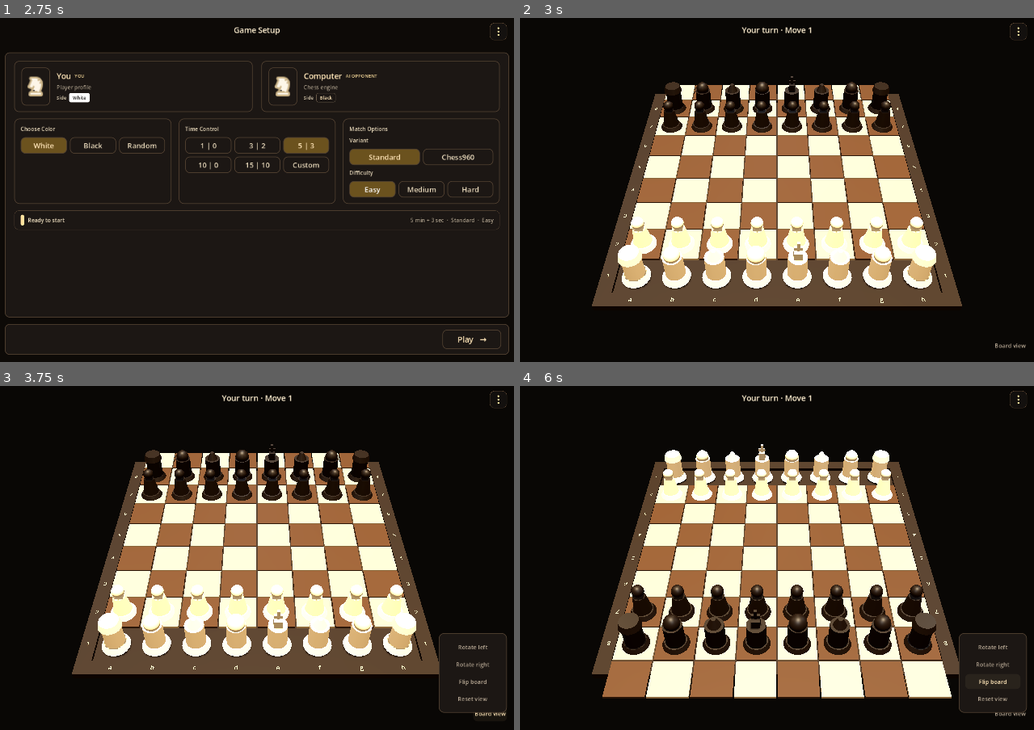
Above: before the commit, frames 1-4 (two rows, left to right).
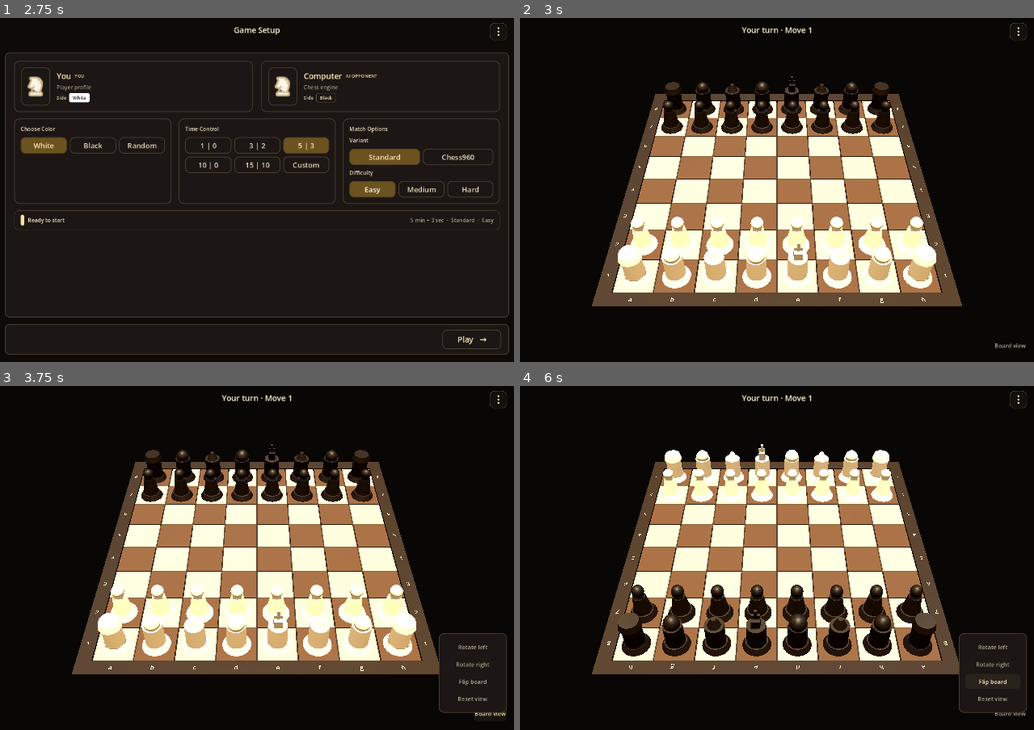
Above: after the commit, the same moments.

Repository: shedrackgodstime/chess-relay
Game: Godot game, scene res://src/ui/app/app_root.tscn
Two runs of this game, one before a commit and one after it. Both use one fixed random seed, a clock stepped at 60 frames per second and the inputs below.
Inputs:
- Up to frame 1 (2.75 s): click "Vs computer" at 0.5 s; click "Easy" at 1.25 s; click "Easy" at 2 s
- Up to frame 2 (3 s): click "Play →" at 2.75 s
- Up to frame 3 (3.75 s): click "Board view" at 3.5 s
- Up to frame 4 (6 s): click "Rotate left" at 4.25 s; click "Rotate right" at 5 s; click "Flip board" at 5.75 s

Frame 1 is identical in both runs. In frame 2, 5.5% of the frame differs, in the area x 18-82%, y 19-80%; in frame 3, 5.5%; in frame 4, 10%, in the area x 16-84%, y 24-91%.

Commit message:
Revert the board squares; they were misplaced and the colours were inverted
The squares became instances of two scenes and were placed at y = 0, where the code
they replaced placed them half a thickness lower, so the playing surface sat proud of
the frame. Their light/dark parity was computed over 1-based ranks instead of the
original's 0-based ones, which inverted every colour on the board: a1 came out dark.

Neither showed in the checks. They counted 64 children, and round-tripped
square_to_world through world_to_square, which is pure arithmetic and never looks at a
square at all. That is what a green suite is worth here, and it is the second time in
two commits that a passing suite sat on top of something visibly wrong.

Both bugs came from replacing code that had not been read in full first. The rule now
written into the plan: read the original before replacing it. A generator that writes
a scene nobody read the previous version of is not an improvement.

The camera work from the previous commit stands, and its checks stay.

Diff:
--- a/godot/src/game/board/board_view.gd
+++ b/godot/src/game/board/board_view.gd
@@ -14,31 +14,26 @@
 const PLINTH_DEPTH := 0.26
 const PLINTH_INSET := 0.12
 
+const LIGHT_SQUARE := Color(0.76, 0.67, 0.52, 1.0)
+const DARK_SQUARE := Color(0.28, 0.20, 0.14, 1.0)
 const FRAME_COLOR := Color(0.12, 0.08, 0.05, 1.0)
 const HIGHLIGHT_COLOR := Color(0.95, 0.72, 0.24, 0.72)
 const LAST_MOVE_COLOR := Color(0.92, 0.74, 0.28, 0.34)
 const LEGAL_MOVE_COLOR := Color(0.32, 0.86, 0.55, 0.72)
 const CHECK_COLOR := Color(0.92, 0.24, 0.2, 0.68)
 
+var _squares_root: Node3D
 var _highlights_root: Node3D
 var _last_move_root: Node3D
 var _legal_moves_root: Node3D
 var _check_root: Node3D
 var _coordinates_root: Node3D
 var _highlighted_square := ""
+var _square_colors: Array[Color] = []
 
 
 func _ready() -> void:
-	# The board itself is authored: 64 instances of square.tscn and square_dark.tscn
-	# under Board/Squares, plus the frame and plinth. It used to be built here in
-	# _ready(), which meant none of it could be seen or adjusted in the editor. The
-	# tool that writes the scene is tools/build_board_scene.py; the scene is the
-	# artefact and this file no longer constructs it.
-	# The frame and the plinth are still made here. The generator writes the squares
-	# only, because the frame is four raised rails and a slab would not be the same
-	# silhouette; they move when they move as rails.
-	_build_overlay_roots()
-	_build_frame()
+	_build_board()
 	_build_coordinates()
 	_build_input_surface()
 
@@ -100,6 +95,30 @@
 	_clear_root(_check_root)
 	if not square.is_empty():
 		_check_root.add_child(_square_overlay(square, CHECK_COLOR, "CheckSquare"))
+
+
+func _build_board() -> void:
+	_squares_root = Node3D.new()
+	_squares_root.name = "Squares"
+	add_child(_squares_root)
+	_highlights_root = Node3D.new()
+	_highlights_root.name = "Highlights"
+	add_child(_highlights_root)
+	_last_move_root = _new_overlay_root("LastMove")
+	_legal_moves_root = _new_overlay_root("LegalMoves")
+	_check_root = _new_overlay_root("Check")
+	_square_colors = [LIGHT_SQUARE, DARK_SQUARE]
+	_build_frame()
+	for rank in BOARD_SIZE:
+		for file in BOARD_SIZE:
+			var square := _make_box(
+				Vector3(SQUARE_SIZE - SQUARE_GAP, SQUARE_THICKNESS, SQUARE_SIZE - SQUARE_GAP),
+					_square_colors[(file + rank) % 2],
+				square_to_world("%s%d" % [char("a".unicode_at(0) + file), rank + 1],
+					BOARD_SURFACE_Y - SQUARE_THICKNESS * 0.5)
+			)
+			square.name = "Square_%s%d" % [char("a".unicode_at(0) + file), rank + 1]
+			_squares_root.add_child(square)
 
 
 func _build_input_surface() -> void:
@@ -113,63 +132,6 @@
 	area.add_child(collision)
 	area.input_event.connect(_on_board_input)
 	add_child(area)
-
-
-func _add_coordinate(text: String, position: Vector3, node_name: String) -> void:
-	var marking := MeshInstance3D.new()
-	marking.name = node_name
-	marking.position = position
-	marking.rotation_degrees = Vector3(-90.0, 0.0, 0.0)
-	var text_mesh := TextMesh.new()
-	text_mesh.text = text
-	text_mesh.font_size = 16
-	text_mesh.depth = 0.002
-	text_mesh.horizontal_alignment = HORIZONTAL_ALIGNMENT_CENTER
-	text_mesh.vertical_alignment = VERTICAL_ALIGNMENT_CENTER
-	marking.mesh = text_mesh
-	marking.material_override = _material(Color(0.68, 0.6, 0.49, 0.9))
-	_coordinates_root.add_child(marking)
-
-
-func _on_board_input(_camera: Node, event: InputEvent, event_position: Vector3, _normal: Vector3, _shape_idx: int) -> void:
-	if event is InputEventMouseButton and event.pressed and event.button_index == MOUSE_BUTTON_LEFT:
-		var square := world_to_square(event_position)
-		if not square.is_empty():
-			set_highlight(square)
-			square_pressed.emit(square)
-
-
-func _clear_highlights() -> void:
-	_highlighted_square = ""
-	_clear_root(_highlights_root)
-
-
-## The four overlay groups the board draws on top of the squares.
-##
-## They were made inside the old _build_board, which built the squares as well, so
-## removing the squares had to bring these out into their own method rather than
-## take them with it.
-func _build_overlay_roots() -> void:
-	_highlights_root = Node3D.new()
-	_highlights_root.name = "Highlights"
-	add_child(_highlights_root)
-	_last_move_root = _new_overlay_root("LastMove")
-	_legal_moves_root = _new_overlay_root("LegalMoves")
-	_check_root = _new_overlay_root("Check")
-
-
-func _new_overlay_root(root_name: String) -> Node3D:
-	var root := Node3D.new()
-	root.name = root_name
-	add_child(root)
-	return root
-
-
-func _clear_root(root: Node3D) -> void:
-	if root == null:
-		return
-	for child in root.get_children():
-		child.free()
 
 
 func _build_coordinates() -> void:
@@ -197,6 +159,49 @@
 			"RankRight_%s" % rank_name)
 
 
+func _add_coordinate(text: String, position: Vector3, node_name: String) -> void:
+	var marking := MeshInstance3D.new()
+	marking.name = node_name
+	marking.position = position
+	marking.rotation_degrees = Vector3(-90.0, 0.0, 0.0)
+	var text_mesh := TextMesh.new()
+	text_mesh.text = text
+	text_mesh.font_size = 16
+	text_mesh.depth = 0.002
+	text_mesh.horizontal_alignment = HORIZONTAL_ALIGNMENT_CENTER
+	text_mesh.vertical_alignment = VERTICAL_ALIGNMENT_CENTER
+	marking.mesh = text_mesh
+	marking.material_override = _material(Color(0.68, 0.6, 0.49, 0.9))
+	_coordinates_root.add_child(marking)
+
+
+func _on_board_input(_camera: Node, event: InputEvent, event_position: Vector3, _normal: Vector3, _shape_idx: int) -> void:
+	if event is InputEventMouseButton and event.pressed and event.button_index == MOUSE_BUTTON_LEFT:
+		var square := world_to_square(event_position)
+		if not square.is_empty():
+			set_highlight(square)
+			square_pressed.emit(square)
+
+
+func _clear_highlights() -> void:
+	_highlighted_square = ""
+	_clear_root(_highlights_root)
+
+
+func _new_overlay_root(root_name: String) -> Node3D:
+	var root := Node3D.new()
+	root.name = root_name
+	add_child(root)
+	return root
+
+
+func _clear_root(root: Node3D) -> void:
+	if root == null:
+		return
+	for child in root.get_children():
+		child.free()
+
+
 func _build_frame() -> void:
 	var inner := BOARD_SIZE * SQUARE_SIZE * 0.5
 	var outer := inner + FRAME_MARGIN
--- a/godot/src/game/board/board_view.tscn
+++ b/godot/src/game/board/board_view.tscn
@@ -1,203 +1,6 @@
-[gd_scene load_steps=4 format=3]
+[gd_scene load_steps=2 format=3]
+
 [ext_resource type="Script" path="res://src/game/board/board_view.gd" id="1_board"]
-[ext_resource type="PackedScene" path="res://src/game/board/square.tscn" id="2_light"]
-[ext_resource type="PackedScene" path="res://src/game/board/square_dark.tscn" id="3_dark"]
-[sub_resource type="BoxMesh" id="5_plinth_mesh"]
-size = Vector3(8.520, 0.260, 8.520)
 
 [node name="ChessBoardView" type="Node3D"]
 script = ExtResource("1_board")
-
-[node name="Squares" type="Node3D" parent="."]
-
-[node name="a1" parent="Squares" instance=ExtResource("3_dark")]
-transform = Transform3D(1, 0, 0, 0, 1, 0, 0, 0, 1, -3.5, 0, 2.5)
-
-[node name="b1" parent="Squares" instance=ExtResource("2_light")]
-transform = Transform3D(1, 0, 0, 0, 1, 0, 0, 0, 1, -2.5, 0, 2.5)
-
-[node name="c1" parent="Squares" instance=ExtResource("3_dark")]
-transform = Transform3D(1, 0, 0, 0, 1, 0, 0, 0, 1, -1.5, 0, 2.5)
-
-[node name="d1" parent="Squares" instance=ExtResource("2_light")]
-transform = Transform3D(1, 0, 0, 0, 1, 0, 0, 0, 1, -0.5, 0, 2.5)
-
-[node name="e1" parent="Squares" instance=ExtResource("3_dark")]
-transform = Transform3D(1, 0, 0, 0, 1, 0, 0, 0, 1, 0.5, 0, 2.5)
-
-[node name="f1" parent="Squares" instance=ExtResource("2_light")]
-transform = Transform3D(1, 0, 0, 0, 1, 0, 0, 0, 1, 1.5, 0, 2.5)
-
-[node name="g1" parent="Squares" instance=ExtResource("3_dark")]
-transform = Transform3D(1, 0, 0, 0, 1, 0, 0, 0, 1, 2.5, 0, 2.5)
-
-[node name="h1" parent="Squares" instance=ExtResource("2_light")]
-transform = Transform3D(1, 0, 0, 0, 1, 0, 0, 0, 1, 3.5, 0, 2.5)
-
-[node name="a2" parent="Squares" instance=ExtResource("2_light")]
-transform = Transform3D(1, 0, 0, 0, 1, 0, 0, 0, 1, -3.5, 0, 1.5)
-
-[node name="b2" parent="Squares" instance=ExtResource("3_dark")]
-transform = Transform3D(1, 0, 0, 0, 1, 0, 0, 0, 1, -2.5, 0, 1.5)
-
-[node name="c2" parent="Squares" instance=ExtResource("2_light")]
-transform = Transform3D(1, 0, 0, 0, 1, 0, 0, 0, 1, -1.5, 0, 1.5)
-
-[node name="d2" parent="Squares" instance=ExtResource("3_dark")]
-transform = Transform3D(1, 0, 0, 0, 1, 0, 0, 0, 1, -0.5, 0, 1.5)
-
-[node name="e2" parent="Squares" instance=ExtResource("2_light")]
-transform = Transform3D(1, 0, 0, 0, 1, 0, 0, 0, 1, 0.5, 0, 1.5)
-
-[node name="f2" parent="Squares" instance=ExtResource("3_dark")]
-transform = Transform3D(1, 0, 0, 0, 1, 0, 0, 0, 1, 1.5, 0, 1.5)
-
-[node name="g2" parent="Squares" instance=ExtResource("2_light")]
-transform = Transform3D(1, 0, 0, 0, 1, 0, 0, 0, 1, 2.5, 0, 1.5)
-
-[node name="h2" parent="Squares" instance=ExtResource("3_dark")]
-transform = Transform3D(1, 0, 0, 0, 1, 0, 0, 0, 1, 3.5, 0, 1.5)
-
-[node name="a3" parent="Squares" instance=ExtResource("3_dark")]
-transform = Transform3D(1, 0, 0, 0, 1, 0, 0, 0, 1, -3.5, 0, 0.5)
-
-[node name="b3" parent="Squares" instance=ExtResource("2_light")]
-transform = Transform3D(1, 0, 0, 0, 1, 0, 0, 0, 1, -2.5, 0, 0.5)
-
-[node name="c3" parent="Squares" instance=ExtResource("3_dark")]
-transform = Transform3D(1, 0, 0, 0, 1, 0, 0, 0, 1, -1.5, 0, 0.5)
-
-[node name="d3" parent="Squares" instance=ExtResource("2_light")]
-transform = Transform3D(1, 0, 0, 0, 1, 0, 0, 0, 1, -0.5, 0, 0.5)
-
-[node name="e3" parent="Squares" instance=ExtResource("3_dark")]
-transform = Transform3D(1, 0, 0, 0, 1, 0, 0, 0, 1, 0.5, 0, 0.5)
-
-[node name="f3" parent="Squares" instance=ExtResource("2_light")]
-transform = Transform3D(1, 0, 0, 0, 1, 0, 0, 0, 1, 1.5, 0, 0.5)
-
-[node name="g3" parent="Squares" instance=ExtResource("3_dark")]
-transform = Transform3D(1, 0, 0, 0, 1, 0, 0, 0, 1, 2.5, 0, 0.5)
-
-[node name="h3" parent="Squares" instance=ExtResource("2_light")]
-transform = Transform3D(1, 0, 0, 0, 1, 0, 0, 0, 1, 3.5, 0, 0.5)
-
-[node name="a4" parent="Squares" instance=ExtResource("2_light")]
-transform = Transform3D(1, 0, 0, 0, 1, 0, 0, 0, 1, -3.5, 0, -0.5)
-
-[node name="b4" parent="Squares" instance=ExtResource("3_dark")]
-transform = Transform3D(1, 0, 0, 0, 1, 0, 0, 0, 1, -2.5, 0, -0.5)
-
-[node name="c4" parent="Squares" instance=ExtResource("2_light")]
-transform = Transform3D(1, 0, 0, 0, 1, 0, 0, 0, 1, -1.5, 0, -0.5)
-
-[node name="d4" parent="Squares" instance=ExtResource("3_dark")]
-transform = Transform3D(1, 0, 0, 0, 1, 0, 0, 0, 1, -0.5, 0, -0.5)
-
-[node name="e4" parent="Squares" instance=ExtResource("2_light")]
-transform = Transform3D(1, 0, 0, 0, 1, 0, 0, 0, 1, 0.5, 0, -0.5)
-
-[node name="f4" parent="Squares" instance=ExtResource("3_dark")]
-transform = Transform3D(1, 0, 0, 0, 1, 0, 0, 0, 1, 1.5, 0, -0.5)
-
-[node name="g4" parent="Squares" instance=ExtResource("2_light")]
-transform = Transform3D(1, 0, 0, 0, 1, 0, 0, 0, 1, 2.5, 0, -0.5)
-
-[node name="h4" parent="Squares" instance=ExtResource("3_dark")]
-transform = Transform3D(1, 0, 0, 0, 1, 0, 0, 0, 1, 3.5, 0, -0.5)
-
-[node name="a5" parent="Squares" instance=ExtResource("3_dark")]
-transform = Transform3D(1, 0, 0, 0, 1, 0, 0, 0, 1, -3.5, 0, -1.5)
-
-[node name="b5" parent="Squares" instance=ExtResource("2_light")]
-transform = Transform3D(1, 0, 0, 0, 1, 0, 0, 0, 1, -2.5, 0, -1.5)
-
-[node name="c5" parent="Squares" instance=ExtResource("3_dark")]
-transform = Transform3D(1, 0, 0, 0, 1, 0, 0, 0, 1, -1.5, 0, -1.5)
-
-[node name="d5" parent="Squares" instance=ExtResource("2_light")]
-transform = Transform3D(1, 0, 0, 0, 1, 0, 0, 0, 1, -0.5, 0, -1.5)
-
-[node name="e5" parent="Squares" instance=ExtResource("3_dark")]
-transform = Transform3D(1, 0, 0, 0, 1, 0, 0, 0, 1, 0.5, 0, -1.5)
-
-[node name="f5" parent="Squares" instance=ExtResource("2_light")]
-transform = Transform3D(1, 0, 0, 0, 1, 0, 0, 0, 1, 1.5, 0, -1.5)
-
-[node name="g5" parent="Squares" instance=ExtResource("3_dark")]
-transform = Transform3D(1, 0, 0, 0, 1, 0, 0, 0, 1, 2.5, 0, -1.5)
-
-[node name="h5" parent="Squares" instance=ExtResource("2_light")]
-transform = Transform3D(1, 0, 0, 0, 1, 0, 0, 0, 1, 3.5, 0, -1.5)
-
-[node name="a6" parent="Squares" instance=ExtResource("2_light")]
-transform = Transform3D(1, 0, 0, 0, 1, 0, 0, 0, 1, -3.5, 0, -2.5)
-
-[node name="b6" parent="Squares" instance=ExtResource("3_dark")]
-transform = Transform3D(1, 0, 0, 0, 1, 0, 0, 0, 1, -2.5, 0, -2.5)
-
-[node name="c6" parent="Squares" instance=ExtResource("2_light")]
-transform = Transform3D(1, 0, 0, 0, 1, 0, 0, 0, 1, -1.5, 0, -2.5)
-
-[node name="d6" parent="Squares" instance=ExtResource("3_dark")]
-transform = Transform3D(1, 0, 0, 0, 1, 0, 0, 0, 1, -0.5, 0, -2.5)
-
-[node name="e6" parent="Squares" instance=ExtResource("2_light")]
-transform = Transform3D(1, 0, 0, 0, 1, 0, 0, 0, 1, 0.5, 0, -2.5)
-
-[node name="f6" parent="Squares" instance=ExtResource("3_dark")]
-transform = Transform3D(1, 0, 0, 0, 1, 0, 0, 0, 1, 1.5, 0, -2.5)
-
-[node name="g6" parent="Squares" instance=ExtResource("2_light")]
-transform = Transform3D(1, 0, 0, 0, 1, 0, 0, 0, 1, 2.5, 0, -2.5)
-
-[node name="h6" parent="Squares" instance=ExtResource("3_dark")]
-transform = Transform3D(1, 0, 0, 0, 1, 0, 0, 0, 1, 3.5, 0, -2.5)
-
-[node name="a7" parent="Squares" instance=ExtResource("3_dark")]
-transform = Transform3D(1, 0, 0, 0, 1, 0, 0, 0, 1, -3.5, 0, -3.5)
-
-[node name="b7" parent="Squares" instance=ExtResource("2_light")]
-transform = Transform3D(1, 0, 0, 0, 1, 0, 0, 0, 1, -2.5, 0, -3.5)
-
-[node name="c7" parent="Squares" instance=ExtResource("3_dark")]
-transform = Transform3D(1, 0, 0, 0, 1, 0, 0, 0, 1, -1.5, 0, -3.5)
-
-[node name="d7" parent="Squares" instance=ExtResource("2_light")]
-transform = Transform3D(1, 0, 0, 0, 1, 0, 0, 0, 1, -0.5, 0, -3.5)
-
-[node name="e7" parent="Squares" instance=ExtResource("3_dark")]
-transform = Transform3D(1, 0, 0, 0, 1, 0, 0, 0, 1, 0.5, 0, -3.5)
-
-[node name="f7" parent="Squares" instance=ExtResource("2_light")]
-transform = Transform3D(1, 0, 0, 0, 1, 0, 0, 0, 1, 1.5, 0, -3.5)
-
-[node name="g7" parent="Squares" instance=ExtResource("3_dark")]
-transform = Transform3D(1, 0, 0, 0, 1, 0, 0, 0, 1, 2.5, 0, -3.5)
-
-[node name="h7" parent="Squares" instance=ExtResource("2_light")]
-transform = Transform3D(1, 0, 0, 0, 1, 0, 0, 0, 1, 3.5, 0, -3.5)
-
-[node name="a8" parent="Squares" instance=ExtResource("2_light")]
-transform = Transform3D(1, 0, 0, 0, 1, 0, 0, 0, 1, -3.5, 0, -4.5)
-
-[node name="b8" parent="Squares" instance=ExtResource("3_dark")]
-transform = Transform3D(1, 0, 0, 0, 1, 0, 0, 0, 1, -2.5, 0, -4.5)
-
-[node name="c8" parent="Squares" instance=ExtResource("2_light")]
-transform = Transform3D(1, 0, 0, 0, 1, 0, 0, 0, 1, -1.5, 0, -4.5)
-
-[node name="d8" parent="Squares" instance=ExtResource("3_dark")]
-transform = Transform3D(1, 0, 0, 0, 1, 0, 0, 0, 1, -0.5, 0, -4.5)
-
-[node name="e8" parent="Squares" instance=ExtResource("2_light")]
-transform = Transform3D(1, 0, 0, 0, 1, 0, 0, 0, 1, 0.5, 0, -4.5)
-
-[node name="f8" parent="Squares" instance=ExtResource("3_dark")]
-transform = Transform3D(1, 0, 0, 0, 1, 0, 0, 0, 1, 1.5, 0, -4.5)
-
-[node name="g8" parent="Squares" instance=ExtResource("2_light")]
-transform = Transform3D(1, 0, 0, 0, 1, 0, 0, 0, 1, 2.5, 0, -4.5)
-
-[node name="h8" parent="Squares" instance=ExtResource("3_dark")]
-transform = Transform3D(1, 0, 0, 0, 1, 0, 0, 0, 1, 3.5, 0, -4.5)
--- a/godot/src/game/board/square.tscn
+++ /dev/null
@@ -1,13 +0,0 @@
-[gd_scene load_steps=3 format=3]
-
-[sub_resource type="BoxMesh" id="1_square_mesh"]
-size = Vector3(0.965, 0.07, 0.965)
-
-[sub_resource type="StandardMaterial3D" id="2_light_square"]
-albedo_color = Color(0.76, 0.67, 0.52, 1)
-roughness = 0.62
-metallic_specular = 0.35
-
-[node name="Square" type="MeshInstance3D"]
-mesh = SubResource("1_square_mesh")
-surface_material_override/0 = SubResource("2_light_square")
--- a/godot/src/game/board/square_dark.tscn
+++ /dev/null
@@ -1,13 +0,0 @@
-[gd_scene load_steps=3 format=3]
-
-[sub_resource type="BoxMesh" id="1_square_mesh"]
-size = Vector3(0.965, 0.07, 0.965)
-
-[sub_resource type="StandardMaterial3D" id="2_dark_square"]
-albedo_color = Color(0.28, 0.2, 0.14, 1)
-roughness = 0.62
-metallic_specular = 0.35
-
-[node name="Square" type="MeshInstance3D"]
-mesh = SubResource("1_square_mesh")
-surface_material_override/0 = SubResource("2_dark_square")
--- a/godot/tests/ui_smoke_test.gd
+++ b/godot/tests/ui_smoke_test.gd
@@ -246,54 +246,6 @@
 	var game := GAME_SCENE.instantiate() as GameScreen
 	root.add_child(game)
 	await process_frame
-	# The squares are authored instances of one square scene, not nodes a script
-	# built. Checked by type, so the board cannot quietly go back to being assembled
-	# at runtime and still pass.
-	var squares := game._board.get_node("Squares")
-	_check(squares.get_child_count() == 64,
-		"game board builds 64 reusable squares")
-	var from_scene := 0
-	for child in squares.get_children():
-		if child.get_script() == null and child.scene_file_path.ends_with("square.tscn") \
-				or child.scene_file_path.ends_with("square_dark.tscn"):
-			from_scene += 1
-	_check(from_scene == 64, "and all 64 are instances of a square scene, got %d"
-		% from_scene)
-	# The screen root is a full-rect Control. Left at its default it stops mouse
-	# events, so nothing reaches _unhandled_input and the camera cannot be
-	# drag-rotated, while taps still work because the board's Area3D is fed by the
-	# physics server instead. Checked here because nothing else would notice: the
-	# camera's own tests drive its methods directly.
-	_check(game.mouse_filter == Control.MOUSE_FILTER_IGNORE,
-		"the game screen root lets input through to the camera, got %d" % game.mouse_filter)
-	# Rotation on a phone needs the touch events as well as the mouse ones, and it
-	# needs the emulated mouse suppressed while two fingers are down or a pinch spins
-	# the board. Driven directly here, because the checks above cannot tell whether a
-	# drag reached the camera.
-	var cam := game.get_node("World/Camera") as GameOrbitCamera
-	# Put back afterwards. The camera is shared with the checks that follow, and
-	# leaving it somewhere else makes those fail for a reason that has nothing to do
-	# with what they are checking.
-	var saved_yaw := cam.yaw_degrees
-	var saved_pitch := cam.pitch_degrees
-	cam.orbit_by(45.0)
-	_check(cam.yaw_degrees == saved_yaw + 45.0,
-		"the camera still orbits")
-	cam.orbit_by(0.0, 90.0)
-	_check(is_equal_approx(cam.pitch_degrees, cam.max_pitch_degrees),
-		"and pitch is clamped at the top, got %.0f" % cam.pitch_degrees)
-	cam.orbit_by(0.0, -180.0)
-	_check(is_equal_approx(cam.pitch_degrees, cam.min_pitch_degrees),
-		"and at the bottom, got %.0f" % cam.pitch_degrees)
-	cam.yaw_degrees = saved_yaw
-	cam.pitch_degrees = saved_pitch
-
-	_check(game.get_node("HUD/HUDRoot").mouse_filter == Control.MOUSE_FILTER_IGNORE,
-		"and so does the HUD root")
-	var header := game.get_node("HUD/HUDRoot/GameHeader") as Control
-	_check(header.mouse_filter == Control.MOUSE_FILTER_STOP,
-		"while the header still takes clicks for its own buttons, got %d"
-			% header.mouse_filter)
 	_check(game._board.get_node("Coordinates").get_child_count() == 32,
 		"game board builds reusable labels on all four frame sides")
 	_check(game._board.get_node("Coordinates/FileFront_a").mesh.text == "a",
Not shown, changed: godot/docs/architecture/board_build_order.md
Not shown, removed: godot/tools/build_board_scene.py
